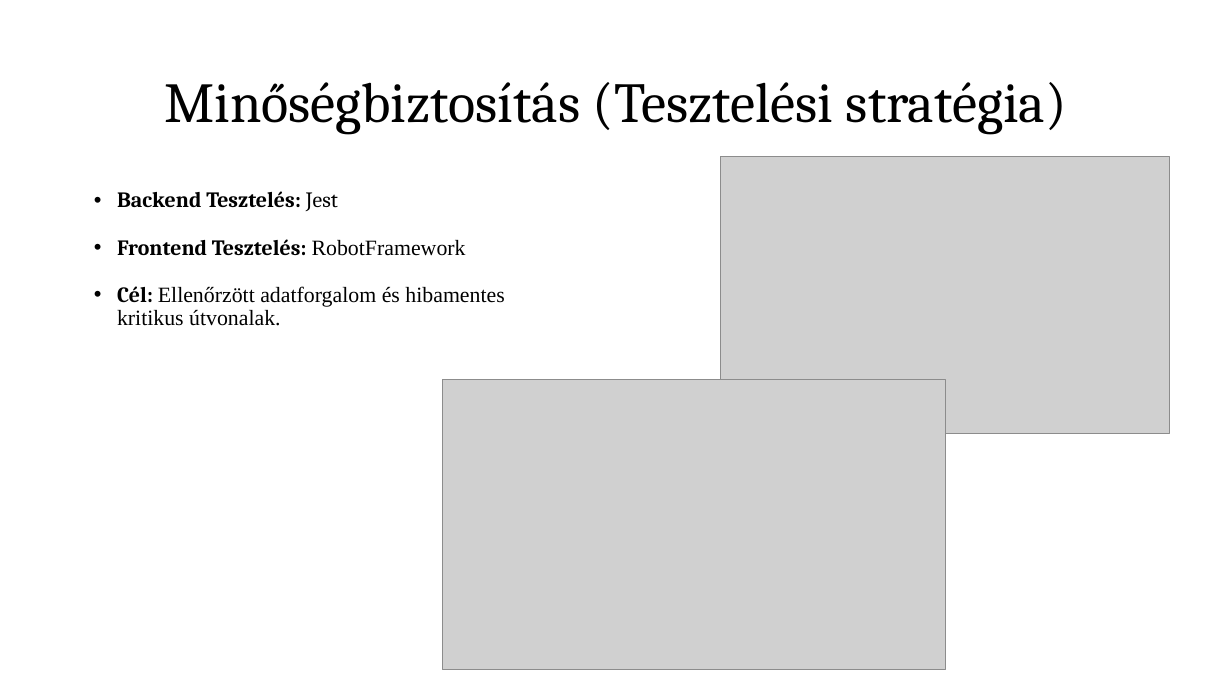
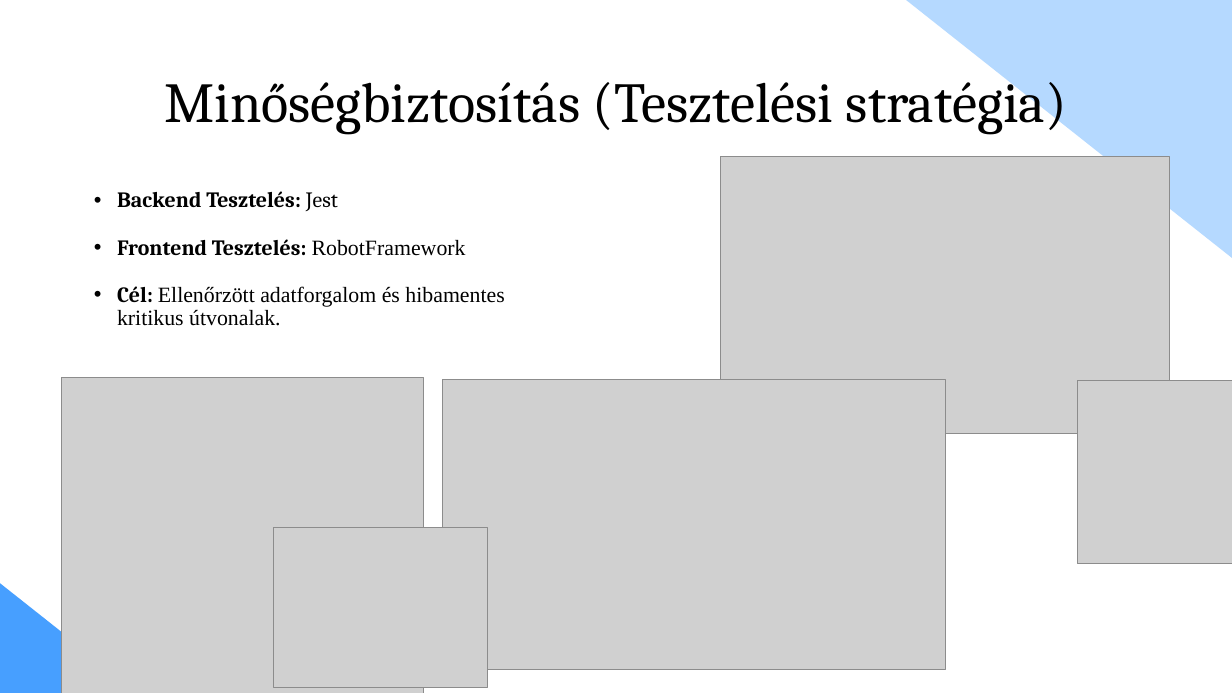
Before and after one commit to tomex1337/13_S1_6_vizsgaremek, a slide deck: slide 10 of docs/Prezentáció/Corelytics presentation.pptx. Drawn at 1232x693 pixels with LibreOffice and Linux fonts; fonts in the diff are those of the drawing; grey boxes stand for pictures. Boxes give left, top, right and bottom in pixels: in the first picture for what was removed or moved away, otherwise in the second. Text is boxed around its words. In the diff, an @@ line names an element or a change of style, - is before the commit and + after.

```diff
--- a/docs/Prezentáció/Corelytics presentation.pptx
+++ b/docs/Prezentáció/Corelytics presentation.pptx
@@ rectangle added at bbox=[906, 0, 1232, 270], fill #B5D9FF @@
@@ picture added at bbox=[62, 377, 424, 693] @@
@@ picture added at bbox=[1078, 381, 1232, 564] @@
@@ picture added at bbox=[274, 528, 487, 688] @@
@@ rectangle added at bbox=[0, 575, 153, 693], fill #479FFF @@
```
Also in this commit, not shown: 10 other slides changed, 1 slide added, 1 slide removed.
